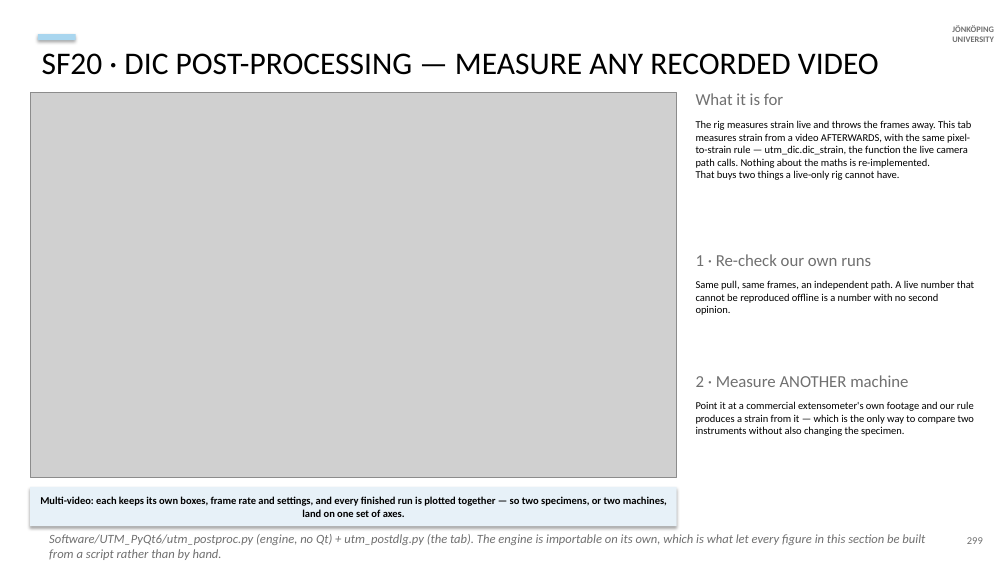
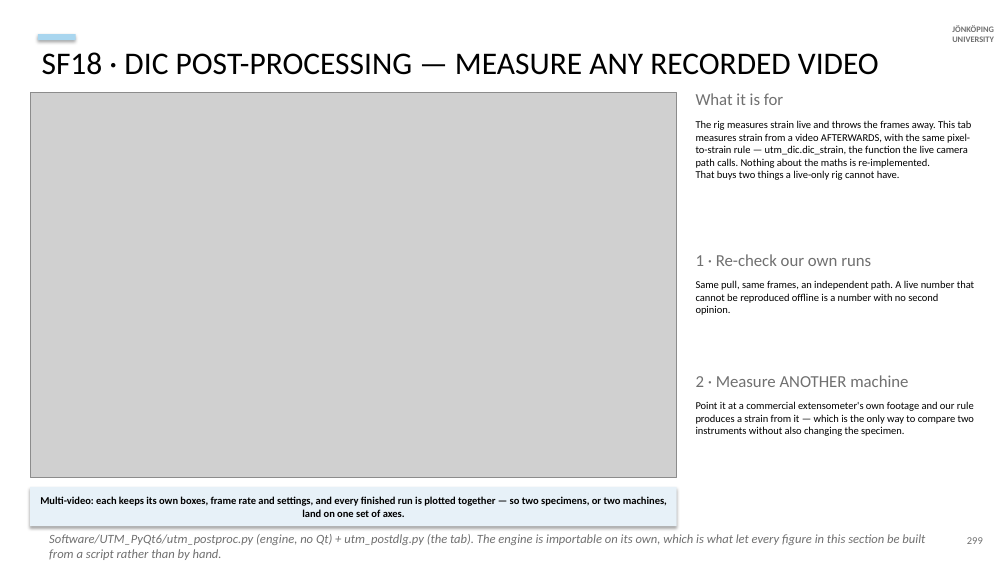
Before and after one commit to AdithyaSivakumar-3/UTM, a slide deck: slide 159 of documentation/decks/V6a_8_6_20_slides.pptx. Drawn at 1008x567 pixels with LibreOffice and Linux fonts; fonts in the diff are those of the drawing; grey boxes stand for pictures. Boxes give left, top, right and bottom in pixels: in the first picture for what was removed or moved away, otherwise in the second. Text is boxed around its words. In the diff, an @@ line names an element or a change of style, - is before the commit and + after.

```diff
--- a/documentation/decks/V6a_8_6_20_slides.pptx
+++ b/documentation/decks/V6a_8_6_20_slides.pptx
@@ text at <box>42,52,879,75</box>: text changed @@
-SF20 · DIC POST-PROCESSING — MEASURE ANY RECORDED VIDEO
+SF18 · DIC POST-PROCESSING — MEASURE ANY RECORDED VIDEO
```
Also in this commit, not shown: 13 other slides changed, 13 other files.
